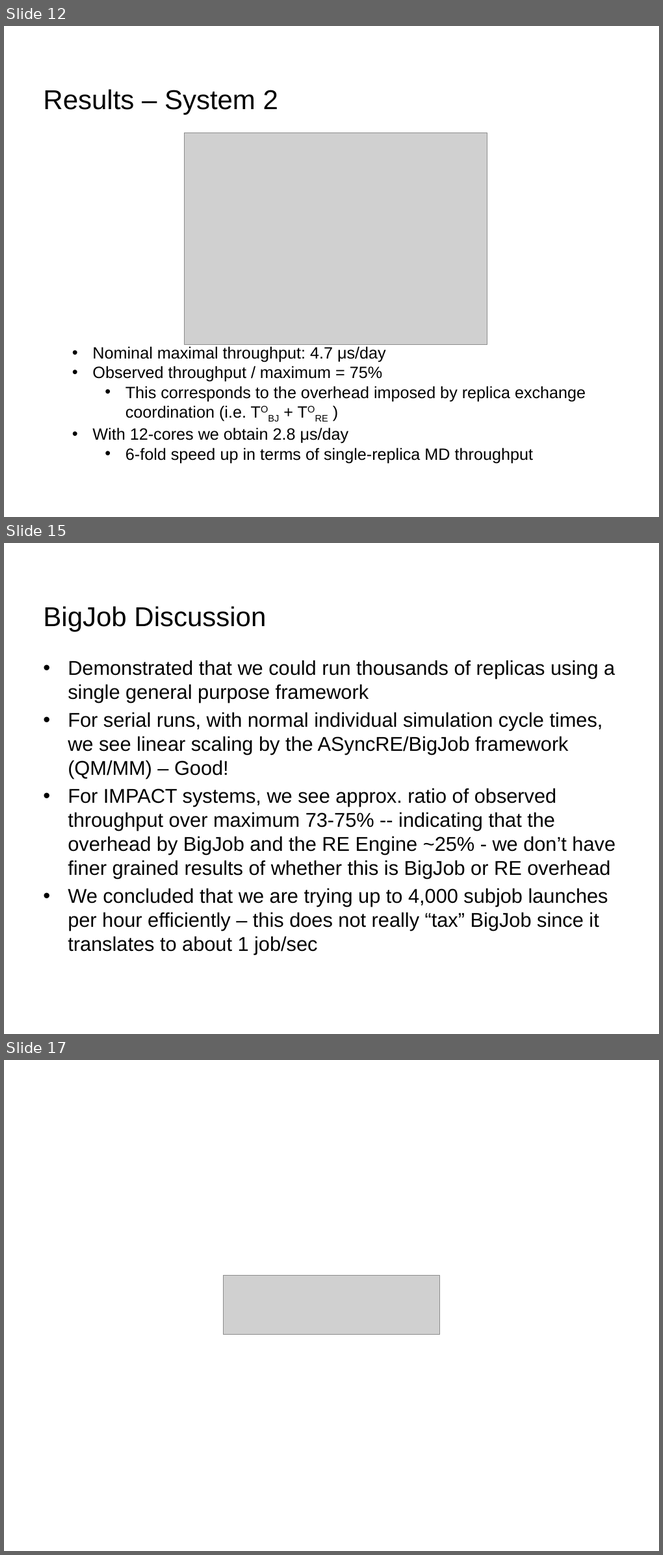
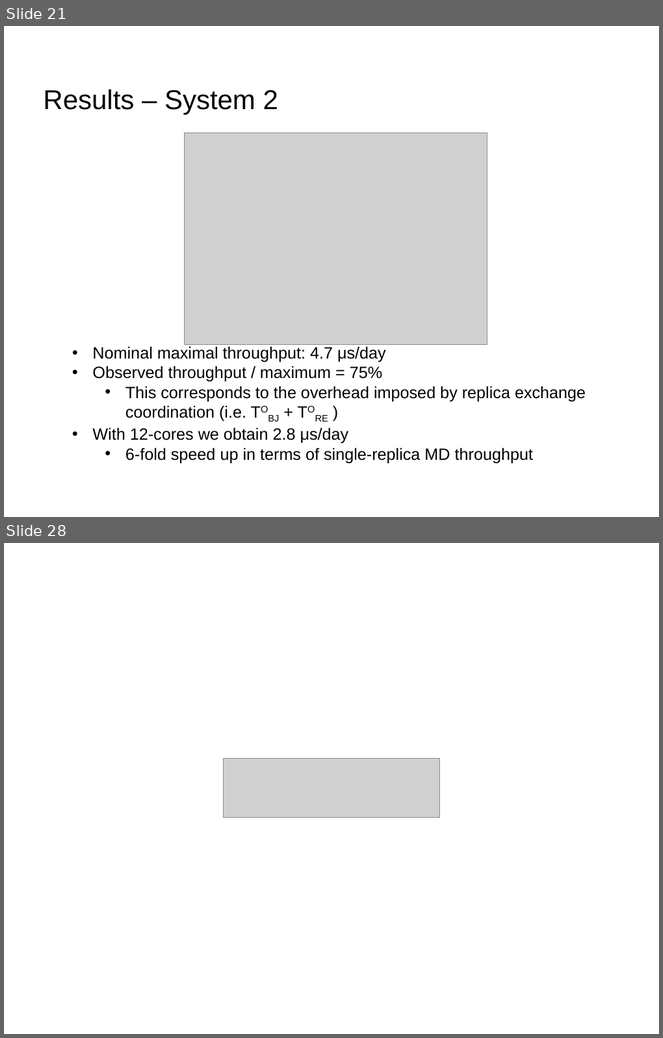
Before and after one commit to saga-project/presentations, a slide deck: 2013-XSEDE-CDI.pptx. Shown one above the other, each under a label of ours: slides 12, 15 and 17 before the commit, slides 21 and 28 after it; the slides between them are not shown. The pictures are 663x1555 and 663x1038 pixels, drawn with LibreOffice and Linux fonts; fonts in the diff are those of the drawing; grey boxes stand for pictures; background and template pictures are left out. Boxes give left, top, right and bottom in pixels: in the first picture for what was removed or moved away, otherwise in the second. Text is boxed around its words. In the diff, an @@ line names an element or a change of style, - is before the commit and + after.

```diff
--- a/2013-XSEDE-CDI.pptx
+++ b/2013-XSEDE-CDI.pptx
@@ slide 15 removed at (4, 543, 659, 1034), background #FFFFFF; not listed: 1 template element that a slide beside it also shows @@
@@ title removed at (43, 606, 266, 632) @@
-BigJob Discussion
@@ text removed at (68, 660, 616, 955) @@
-• Demonstrated that we could run thousands of replicas using a single general purpose framework
-• For serial runs, with normal individual simulation cycle times, we see linear scaling by the ASyncRE/BigJob framework (QM/MM) – Good!
-• For IMPACT systems, we see approx. ratio of observed throughput over maximum 73-75% -- indicating that the overhead by BigJob and the RE Engine ~25% - we don’t have finer grained results of whether this is BigJob or RE overhead
-• We concluded that we are trying up to 4,000 subjob launches per hour efficiently – this does not really “tax” BigJob since it translates to about 1 job/sec
@@ what was slide 12 is now slide 21 @@
@@ what was slide 17 is now slide 28 @@
```
Also in this commit, not shown: 9 slides changed, 15 slides added, 3 other slides removed, 1 other file.
